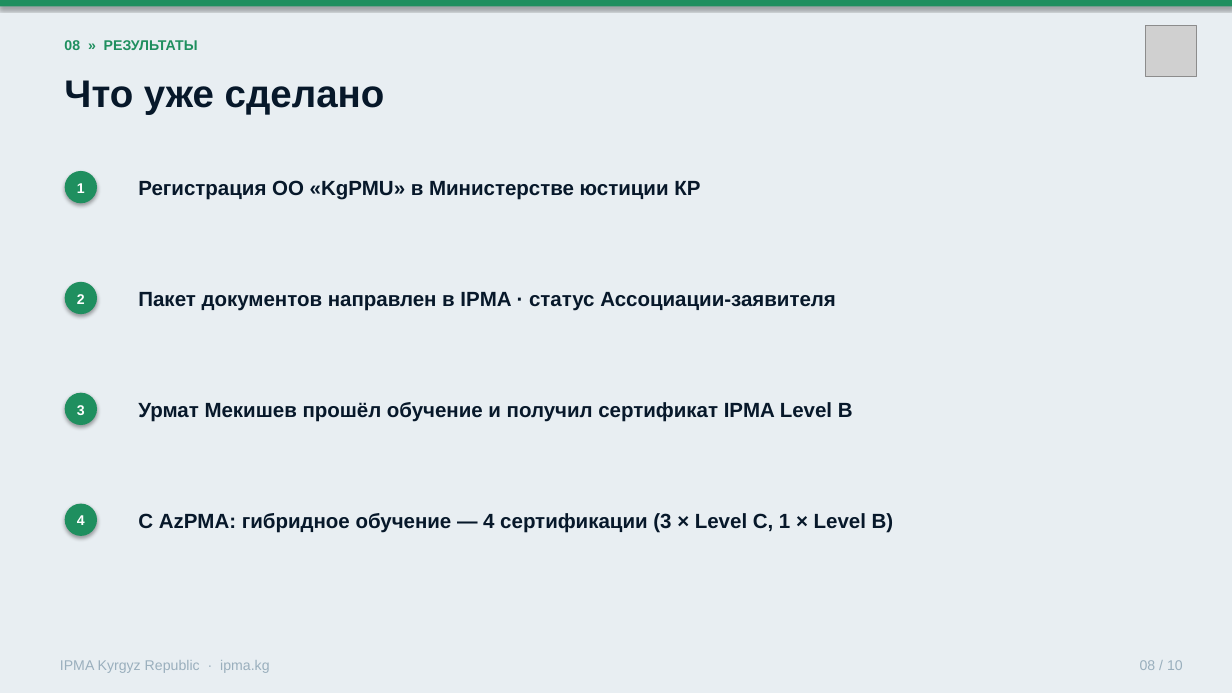
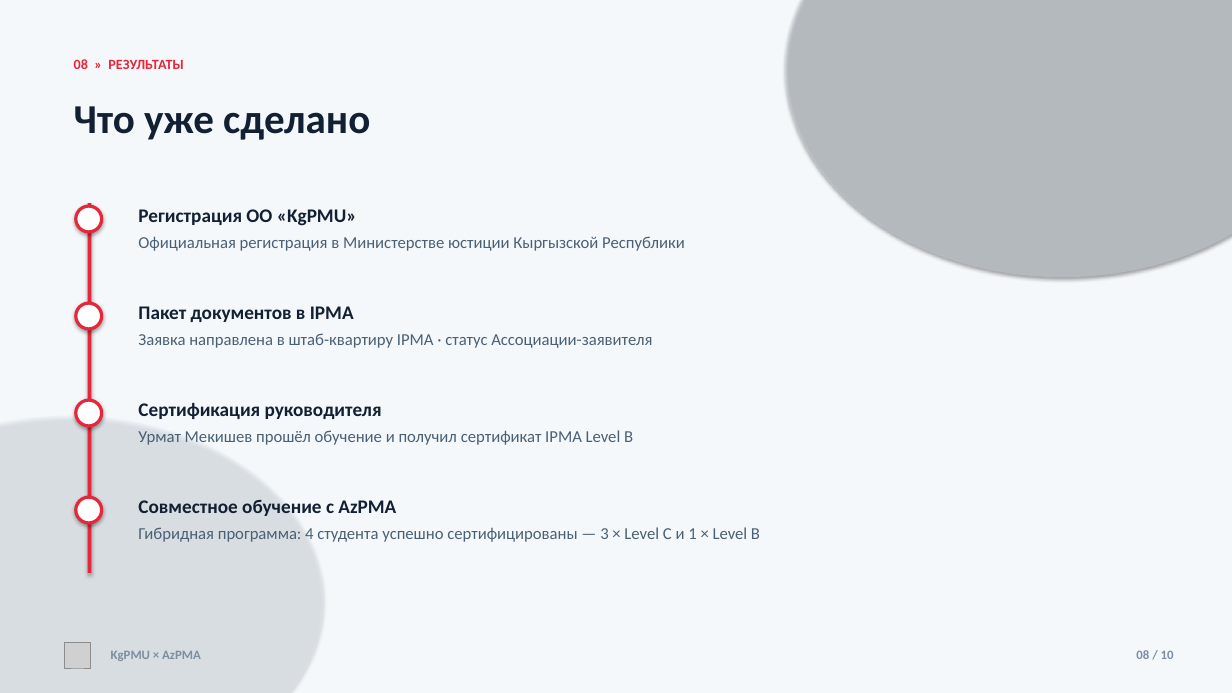
Before and after one commit to umekishev/umekishev, a slide deck: slide 8 of presentations/IPMA_Kyrgyzstan_CoD_Presentation.pptx. Drawn at 1232x693 pixels with LibreOffice and Linux fonts; fonts in the diff are those of the drawing; grey boxes stand for pictures. Boxes give left, top, right and bottom in pixels: in the first picture for what was removed or moved away, otherwise in the second. Text is boxed around its words. In the diff, an @@ line names an element or a change of style, - is before the commit and + after.

```diff
--- a/presentations/IPMA_Kyrgyzstan_CoD_Presentation.pptx
+++ b/presentations/IPMA_Kyrgyzstan_CoD_Presentation.pptx
@@ rectangle at (x1=0, y1=0, x2=1232, y2=693): fill #E8EEF2 to #F5F8FB @@
@@ rectangle removed at (x1=0, y1=0, x2=1232, y2=6) @@
@@ ellipse added at (x1=786, y1=0, x2=1232, y2=277), fill #DCE6F2 at 35% opacity @@
@@ text "08 » РЕЗУЛЬТАТЫ" moved from (x1=64, y1=40, x2=198, y2=50) to (x1=74, y1=59, x2=183, y2=69) @@
@@ text "08 » РЕЗУЛЬТАТЫ" at (x1=74, y1=59, x2=183, y2=69): font Arial to Calibri, text colour #1F8F5F to #E62739 @@
@@ text "Что уже сделано" moved from (x1=64, y1=80, x2=385, y2=115) to (x1=74, y1=106, x2=370, y2=140) @@
@@ text "Что уже сделано" at (x1=74, y1=106, x2=370, y2=140): size 30 to 32 pt, font Arial to Calibri, text colour #07182A to #122033 @@
@@ fill #1F8F5F to #FFFFFF; outline none to #E62739 2.5 pt in 4 elements at (x1=76, y1=303, x2=102, y2=329), (x1=76, y1=400, x2=102, y2=426), (x1=76, y1=497, x2=102, y2=523), (x1=76, y1=206, x2=102, y2=232) @@
@@ ellipse resized from (x1=65, y1=171, x2=97, y2=203) to (x1=76, y1=206, x2=102, y2=232) @@
@@ text removed at (x1=77, y1=183, x2=85, y2=193) @@
-1
@@ rectangle added at (x1=88, y1=203, x2=91, y2=573), fill #E62739 @@
@@ text at (x1=138, y1=209, x2=685, y2=251): text changed; size 16 to 13 pt; font Arial to Calibri; text colour #07182A to #4A6074; bold off @@
-Регистрация ОО «KgPMU» в Министерстве юстиции КР
+Регистрация ОО «KgPMU»
+Официальная регистрация в Министерстве юстиции Кыргызской Республики
@@ text removed at (x1=77, y1=294, x2=85, y2=304) @@
-2
@@ ellipse resized from (x1=65, y1=282, x2=97, y2=314) to (x1=76, y1=303, x2=102, y2=329) @@
@@ text at (x1=138, y1=306, x2=652, y2=348): text changed; size 16 to 13 pt; font Arial to Calibri; text colour #07182A to #4A6074; bold off @@
-Пакет документов направлен в IPMA · статус Ассоциации-заявителя
+Пакет документов в IPMA
+Заявка направлена в штаб-квартиру IPMA · статус Ассоциации-заявителя
@@ ellipse added at (x1=0, y1=416, x2=323, y2=693), fill #E3EBF4 at 40% opacity @@
@@ ellipse resized from (x1=65, y1=393, x2=97, y2=425) to (x1=76, y1=400, x2=102, y2=426) @@
@@ text removed at (x1=77, y1=405, x2=85, y2=415) @@
-3
@@ text at (x1=138, y1=403, x2=382, y2=419): paragraph added @@
+Сертификация руководителя
@@ text at (x1=138, y1=430, x2=633, y2=445): size 16 to 13 pt, font Arial to Calibri, text colour #07182A to #4A6074, bold off in "Урмат Мекишев прошёл обучение и получил сертификат ..."; more space between paragraphs @@
@@ ellipse resized from (x1=65, y1=504, x2=97, y2=536) to (x1=76, y1=497, x2=102, y2=523) @@
@@ text at (x1=138, y1=500, x2=760, y2=542): text changed; size 16 to 13 pt; font Arial to Calibri; text colour #07182A to #4A6074; bold off @@
-С AzPMA: гибридное обучение — 4 сертификации (3 × Level C, 1 × Level B)
+Совместное обучение с AzPMA
+Гибридная программа: 4 студента успешно сертифицированы — 3 × Level C и 1 × Level B
@@ text removed at (x1=77, y1=515, x2=85, y2=525) @@
-4
@@ picture resized from (x1=1146, y1=26, x2=1197, y2=77) to (x1=65, y1=642, x2=91, y2=668) @@
@@ text added at (x1=111, y1=651, x2=201, y2=661), 10 pt, text #7A8FA3, bold @@
+KgPMU × AzPMA
@@ text "08 / 10" moved from (x1=1140, y1=660, x2=1183, y2=670) to (x1=1136, y1=650, x2=1174, y2=659) @@
@@ text "08 / 10" at (x1=1136, y1=650, x2=1174, y2=659): size 11 to 10 pt, font Arial to Calibri, text colour #9AAFBD to #7A8FA3, bold on @@
@@ text removed at (x1=60, y1=660, x2=269, y2=673) @@
-IPMA Kyrgyz Republic · ipma.kg
```
Also in this commit, not shown: 9 other slides changed.
